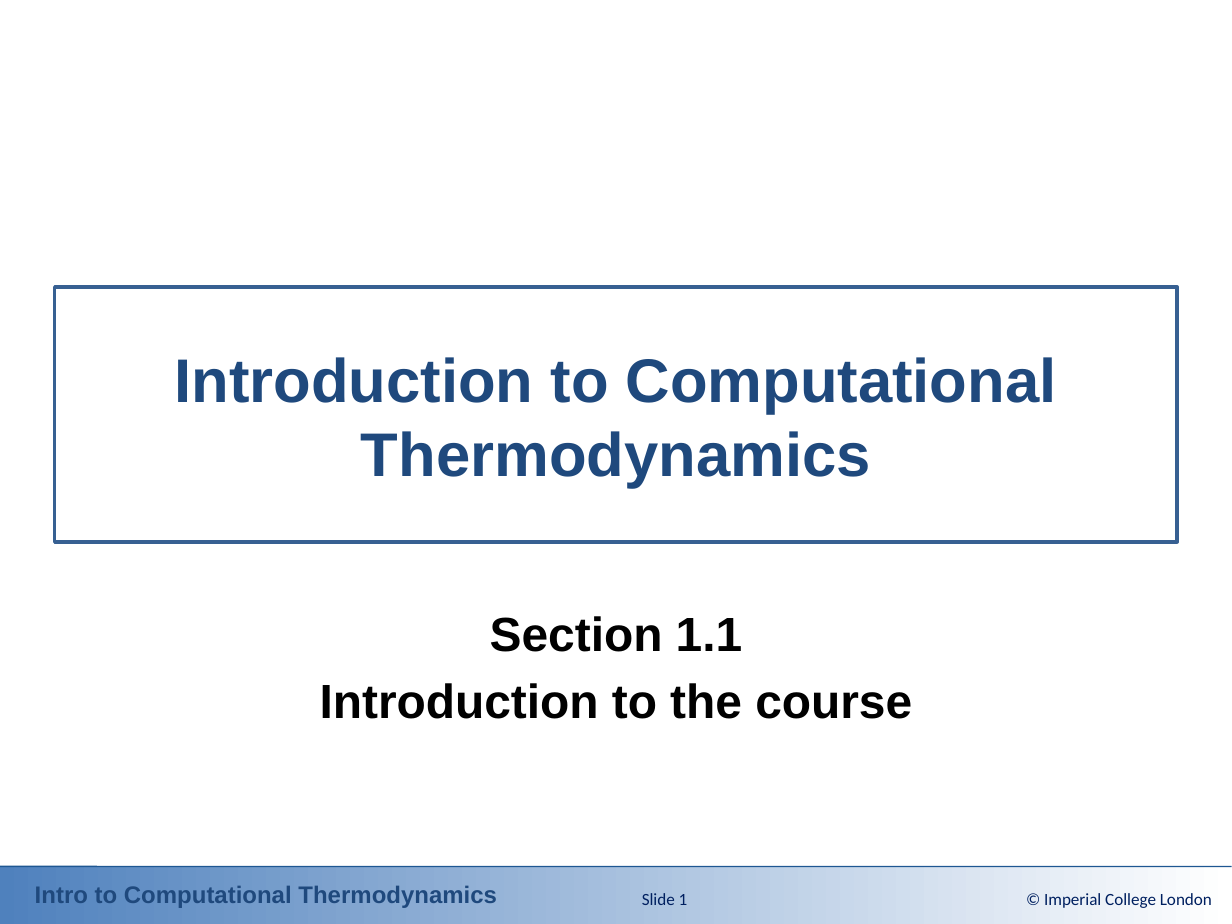
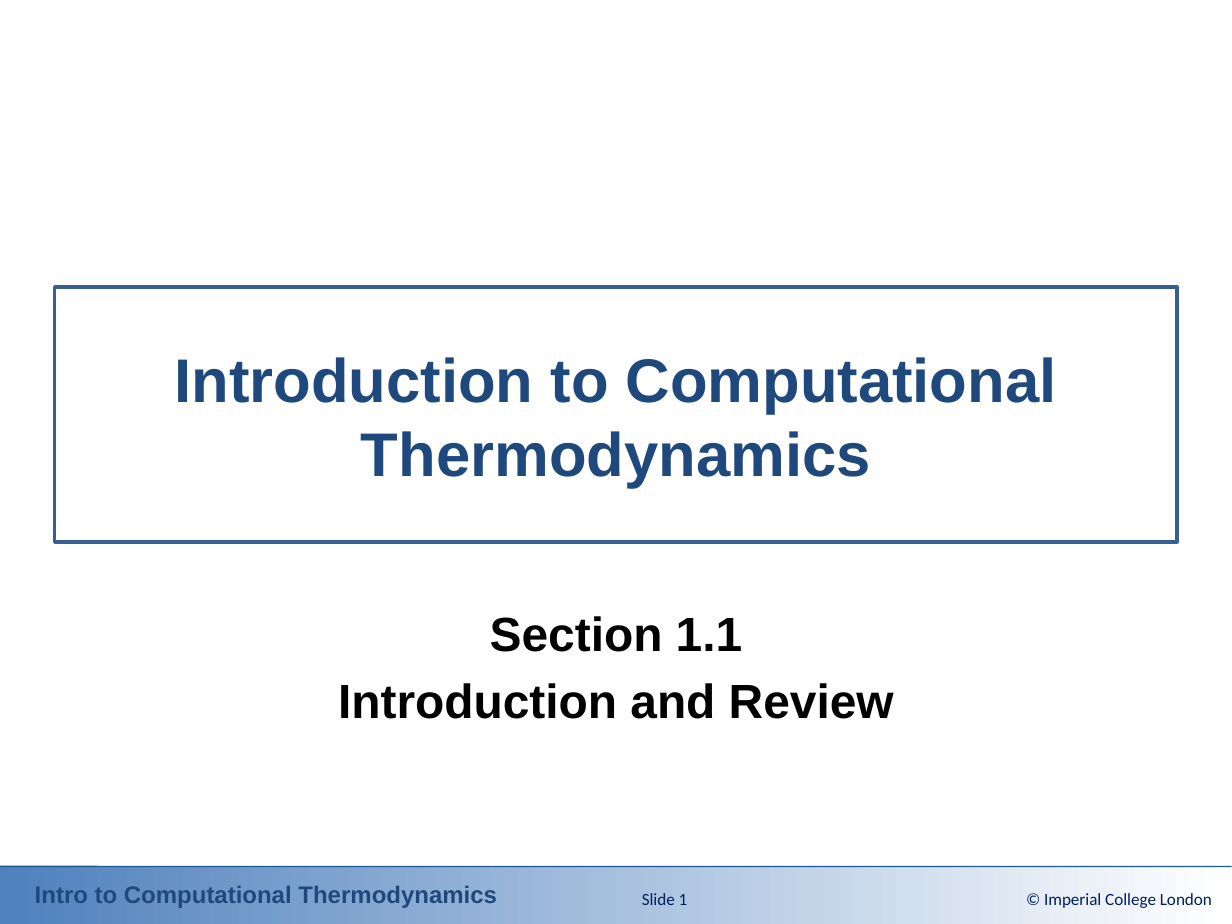
Before and after one commit to ClapeyronThermo/introduction-to-computational-thermodynamics, a slide deck: slide 1 of Part 1 - Review/Powerpoint Slides/1-1_Introduction.pptx. Drawn at 1232x924 pixels with LibreOffice and Linux fonts; fonts in the diff are those of the drawing; background and template pictures are left out. Boxes give left, top, right and bottom in pixels: in the first picture for what was removed or moved away, otherwise in the second. Text is boxed around its words. In the diff, an @@ line names an element or a change of style, - is before the commit and + after.

```diff
--- a/Part 1 - Review/Powerpoint Slides/1-1_Introduction.pptx
+++ b/Part 1 - Review/Powerpoint Slides/1-1_Introduction.pptx
@@ subtitle at [338,683,894,719]: text changed @@
-Introduction to the course
+Introduction and Review
```
Also in this commit, not shown: 2 other slides changed, 7 other files.
